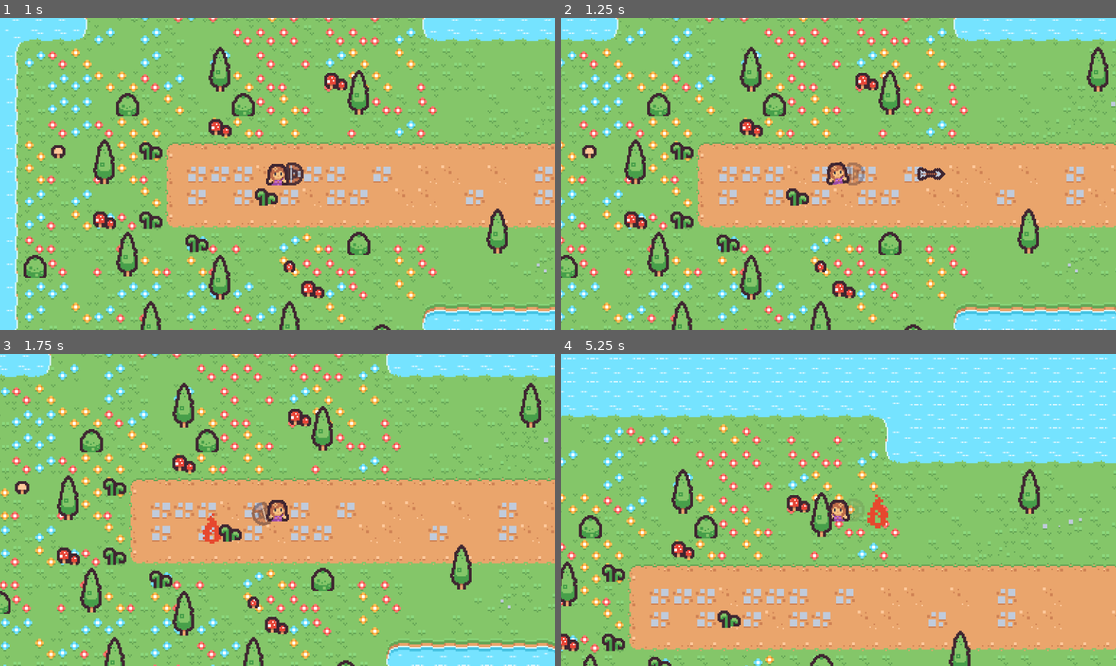
Above: before the commit, frames 1-4 (two rows, left to right).
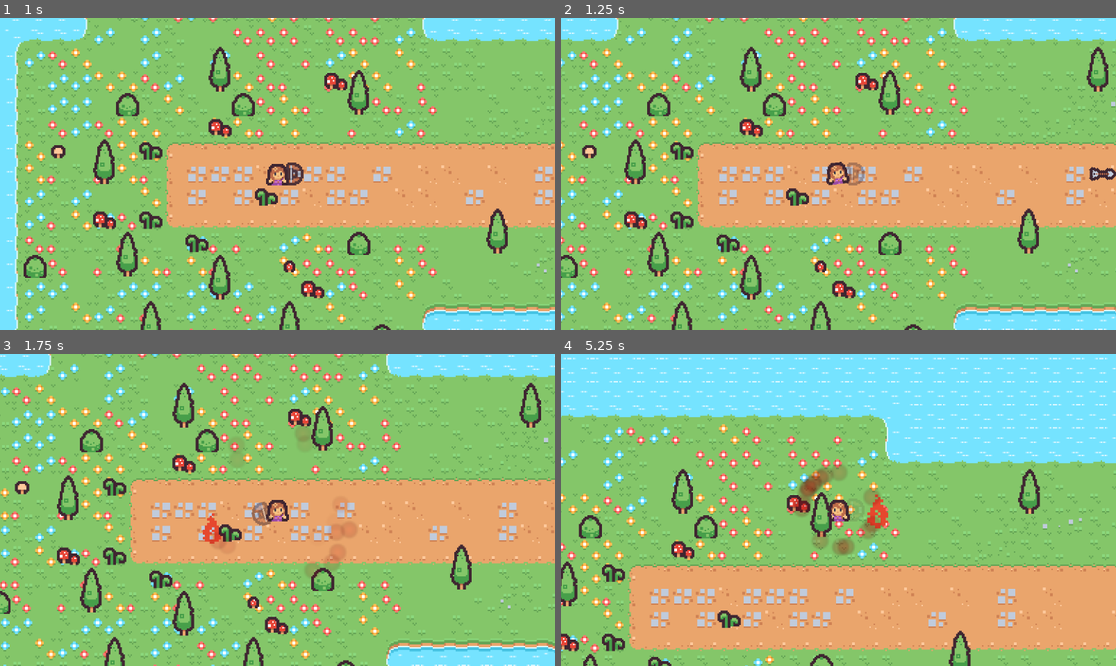
Above: after the commit, the same moments.

Repository: HazardWare/Hazardous-Quest
Game: Godot game, scene res://scenes/world/overworld.tscn
Same seed, same stepped clock (60 frames per second), same inputs: the game is played once before the commit and once after it.
Inputs (mouse positions are in pixels of both pictures, inside the frame that each line leads up to):
- Up to frame 1 (1 s): tap Enter at 0.5 s; move the mouse to (399, 158) at 0.52 s; press the mouse at (399, 158) at 0.53 s; hold D (walk_right) from 0.53 s (still down)
- Up to frame 2 (1.25 s): keep holding D (walk_right)
- Up to frame 3 (1.75 s): move the mouse to (166, 525) at 1.27 s; release D (walk_right) at 1.28 s; release the mouse at (166, 525) at 1.28 s; hold Down (ui_down) from 1.28 s (still down); right-click (166, 525) at 1.35 s
- Up to frame 4 (5.25 s): move the mouse to (894, 441) at 2.02 s; release Down (ui_down) at 2.03 s; hold D (walk_right) 2.03-2.78 s; tap E (interact) at 2.1 s; move the mouse to (810, 572) at 2.77 s; hold W (walk_up) 2.78-3.53 s; tap Shift (shield) at 2.85 s; move the mouse to (1005, 556) at 3.52 s; hold Space (sword) 3.53-4.28 s; hold A (walk_left) 3.53-5.03 s; move the mouse to (672, 463) at 4.27 s; click (672, 463) at 4.35 s; move the mouse to (866, 510) at 5.02 s; hold Down (ui_down) from 5.03 s (still down); hold Right mouse button (candle) from 5.03 s (still down)

Frame 1 is identical in both runs. In frame 2, 0.3% of the frame differs, in the area x 64-100%, y 47-53%; in frame 3, 0.5%; in frame 4, 1.1%, in the area x 42-58%, y 35-65%.

Commit message:
working on health and stuffs

Diff:
--- a/scenes/components/CharacterComponents.tscn
+++ b/scenes/components/CharacterComponents.tscn
@@ -32,13 +32,6 @@
 _data = [Vector2(0, 0), 0.0, 0.0, 0, 0, Vector2(0.99999, 38.4615), 0.0, 0.0, 0, 0]
 point_count = 2
 
-[sub_resource type="Curve" id="Curve_3ajqm"]
-_limits = [0.99, 6.0, 0.0, 1.0]
-_data = [Vector2(0, 5), 0.0, 0.0, 0, 0, Vector2(1, 2), 2.42928, 0.0, 0, 0]
-point_count = 2
-metadata/_snap_enabled = true
-metadata/_snap_count = 5
-
 [sub_resource type="Gradient" id="Gradient_q1iot"]
 colors = PackedColorArray(1, 1, 1, 0.47451, 1, 1, 1, 0)
 
@@ -51,6 +44,7 @@
 speed_scale = 0.25
 
 [node name="BloodParticles" type="CPUParticles2D" parent="."]
+z_index = 3
 texture_filter = 1
 emitting = false
 amount = 16
@@ -66,10 +60,6 @@
 initial_velocity_max = 120.0
 damping_max = 25.0
 damping_curve = SubResource("Curve_go248")
-scale_amount_max = 5.0
-scale_amount_curve = SubResource("Curve_3ajqm")
-color = Color(0.47451, 0.0117647, 0.0117647, 0.396078)
+color = Color(0.85098, 0.0470588, 0.0470588, 0.666667)
 color_ramp = SubResource("Gradient_q1iot")
 script = ExtResource("2_cx5rm")
-
-[connection signal="finished" from="BloodParticles" to="BloodParticles" method="_on_finished"]
--- /dev/null
+++ b/scenes/components/EnemyComponents.tscn
@@ -0,0 +1,3 @@
+[gd_scene format=3 uid="uid://cr0n1oh77knc0"]
+
+[node name="EnemyComponents" type="Node"]
--- a/scenes/components/blood.gd
+++ b/scenes/components/blood.gd
@@ -2,6 +2,9 @@
 
 @export var isDead = false
 
+func _ready() -> void:
+	self.finished.connect(_on_finished)
+
 func _on_finished() -> void:
 	#if isDead:
 		queue_free()
--- a/scenes/player/player.gd
+++ b/scenes/player/player.gd
@@ -46,6 +46,9 @@
 	$HitBox.area_entered.connect(_on_hit_box_area_entered)
 	$HitBox.area_exited.connect(_on_hit_box_area_exited)
 
+	#Engine.time_scale = 0.5
+
+
 	# Fix all nulls
 	if floorTilemap == null:
 		floorTilemap = get_tree().get_first_node_in_group("Tilemap")
@@ -74,6 +77,10 @@
 	# Reset scene:
 	if event.is_action_pressed("ui_undo"):
 		get_tree().reload_current_scene()
+
+	if event.is_action_pressed("ui_down"):
+		health -= 1
+		print(health)
 
 	# Jab:
 	if event.is_action_pressed("sword") and not shielding:
--- a/scenes/projectiles/arrow.tscn
+++ b/scenes/projectiles/arrow.tscn
@@ -28,6 +28,7 @@
 collision_mask = 0
 input_pickable = true
 script = ExtResource("1_ugh5m")
+speed = 1000.0
 sprite = NodePath("AnimatedSprite2D")
 collisionShape = NodePath("HurtBox/CollisionShape2D")
 hurtBox = NodePath("HurtBox")
--- a/scripts/class_character.gd
+++ b/scripts/class_character.gd
@@ -33,6 +33,8 @@
 @onready var health : int = maximumHealth :
 	set(value):
 		health = setHealth(value)
+
+
 	get:
 		return redHealth + blueHealth
 var iFraming : bool = false ## Temporarily invulnerable due to being hit.
@@ -67,6 +69,10 @@
 			return health
 
 		onDamaged.emit(health-value)
+		var currentParticle = $CharacterComponents/BloodParticles.duplicate()
+		currentParticle.emitting = true
+		add_child(currentParticle)
+
 
 		# Make sure blue hearts are hit first.
 		if ( value >= blueHealth ):
@@ -84,10 +90,10 @@
 		else:
 			redHealth = value
 
-	return clamp(value, 0, value)
+	return max(value, 0)
 
 func setRedHealth(value : int) -> int:
 	return clamp(value, 0, maximumHealth)
 
 func setBlueHealth(value : int) -> int:
-	return clamp(value, 0, value)
+	return max(value, 0)
--- a/scripts/inheritsCharacter/class_enemy.gd
+++ b/scripts/inheritsCharacter/class_enemy.gd
@@ -6,14 +6,26 @@
 
 @export var randomDrop := false ## Tick this to make item drops random, keep it un-ticked for a specific item drop
 @export_enum("Money", "Health") var Drops : String ## Item that the enemy drops. Ignore this if randomDrop is ticked
-
 @export var overworldEnemy := true
 
+enum DetectionSystems {MANUAL, LINE_OF_SIGHT, DAMAGE}
+@export var PlayerDetectionSystem := DetectionSystems.LINE_OF_SIGHT
+
+@export_subgroup("Linked nodes")
+@export var navAgent : NavigationAgent2D
+@export var rayCast : RayCast2D
+@export_subgroup("")
 var detectsPlayer := false
-var spawnerNode
-enum DetectionSystems {MANUAL, LINE_OF_SIGHT, DAMAGE}
-@export var PlayerDetectionSystem : DetectionSystems = DetectionSystems.MANUAL
+var lastSeenPlayerPosition : Vector2
+var spawnerNode : Node2D
 
+#region Godot Functions:
 
-func _physics_process(delta: float) -> void:
-	pass
+#endregion
+#region Custom Methods:
+func makePath():
+	navAgent.target_position = lastSeenPlayerPosition
+#endregion
+#region Signal:
+
+#endregion
Not shown: 1 places in scenes/components/CharacterComponents.tscn that only renumber resources
